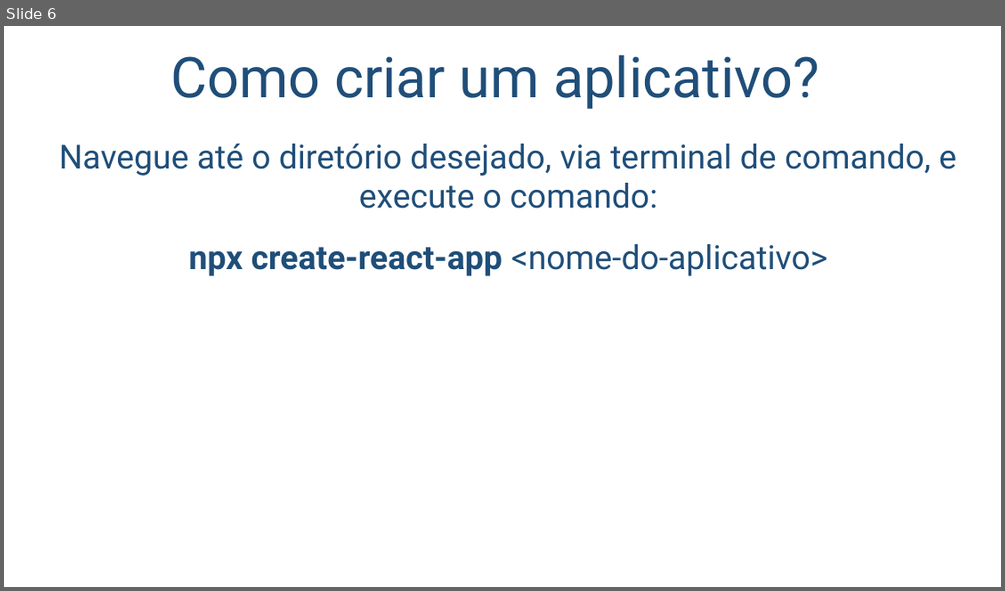
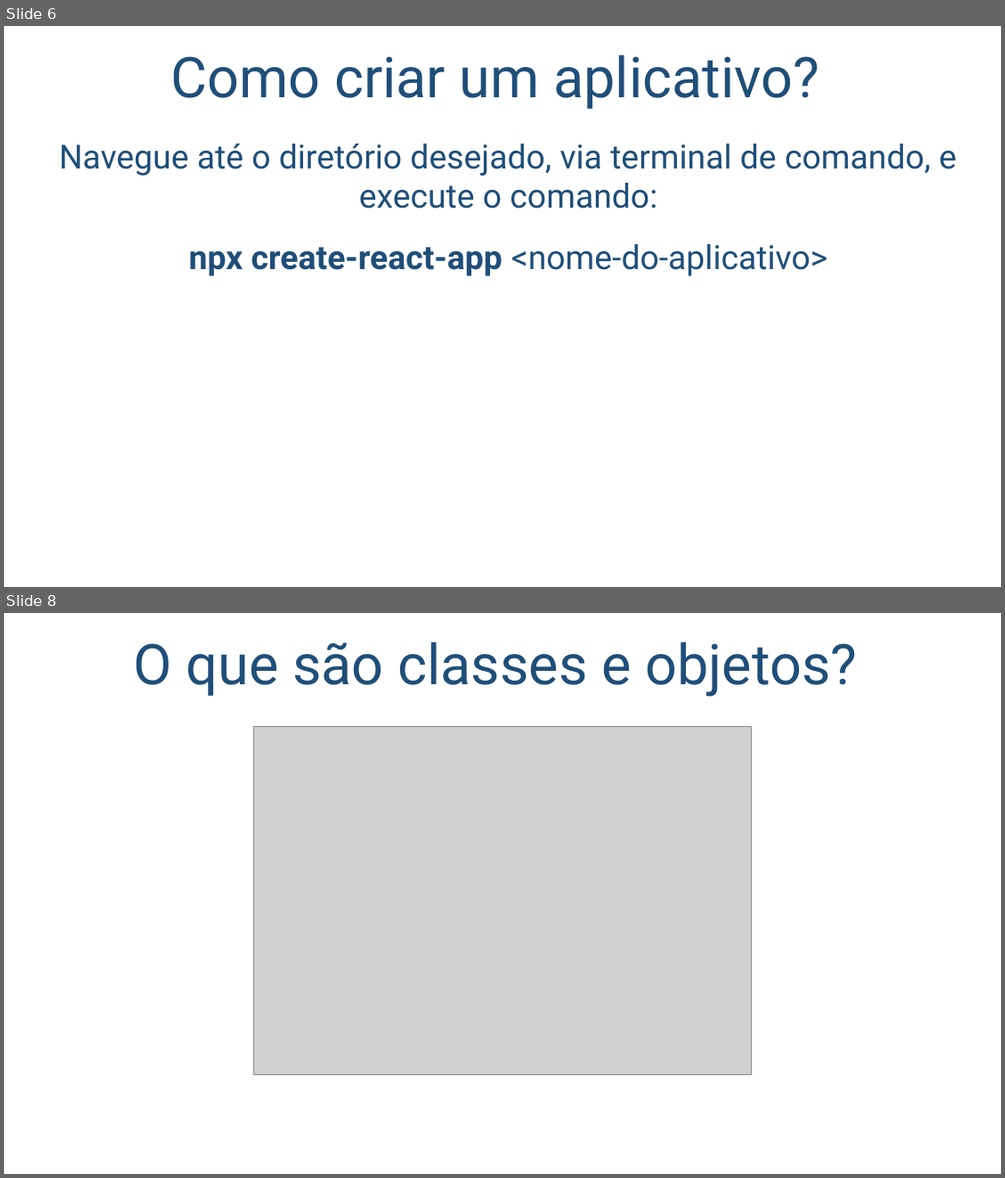
Before and after one commit to salmo-jr/public-slides, a slide deck: React.pptx. Shown one above the other, each under a label of ours: slide 6 before the commit, slides 6 and 8 after it; the slides between them are not shown. The pictures are 1005x591 and 1005x1178 pixels, drawn with LibreOffice and Linux fonts; fonts in the diff are those of the drawing; grey boxes stand for pictures; background and template pictures are left out. Boxes give left, top, right and bottom in pixels: in the first picture for what was removed or moved away, otherwise in the second. Text is boxed around its words. In the diff, an @@ line names an element or a change of style, - is before the commit and + after.

```diff
--- a/React.pptx
+++ b/React.pptx
@@ slide 8 added at (4,613,1001,1174), background picture (left out) @@
@@ title added at (134,641,857,697), 54 pt, text #1F4E79 @@
+O que são classes e objetos?
@@ picture added at (254,727,752,1075) @@
```
Also in this commit, not shown: 4 other slides added, 1 slide removed, 1 other file.
